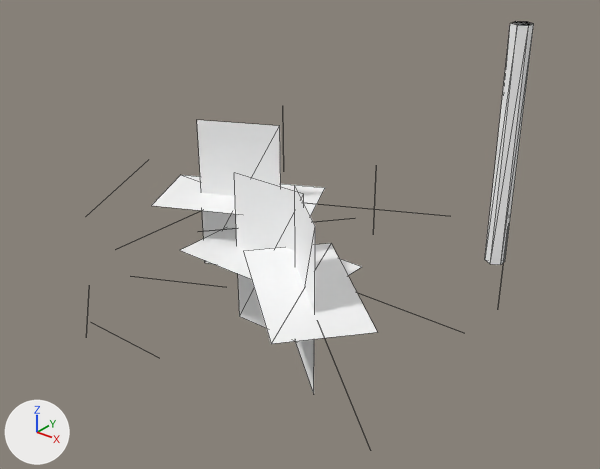
An edit to the glTF model support-level-3/assets/models/receipt.gltf, drawn before and after from the same camera.
The view is the same before and after, from a camera (50 mm lens) standing at (0.285, -0.327, 0.237) and looking at (0.027, -0.004, 0.037). Lighting does not change. The marker at lower left points along +X, +Y and +Z. The first picture is the older version. Mesh edges are drawn as thin lines. Vertices at exactly the same position are counted once.

In view in the first picture: 'receipt'.
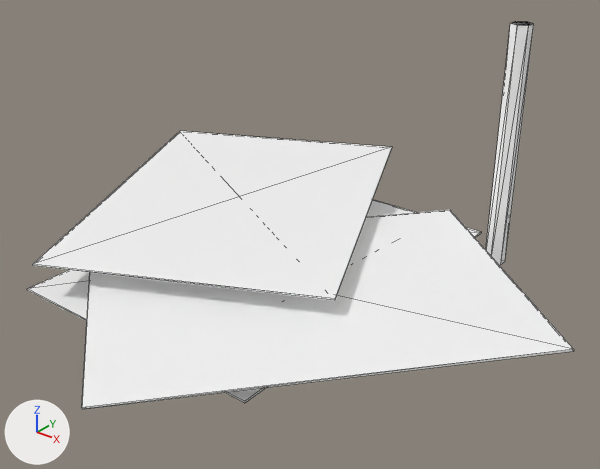
What differs and where, as boxes (x1, y1, x2, y2) in the pictures (600 x 469 px):
'receipt', reshaped
    before: (151, 21, 534, 393)
    after: (27, 21, 574, 409)
part 1 of me_receipt, added
    after: (27, 200, 481, 403)
part 2 of me_receipt, deleted
    before: (151, 120, 377, 393)
part 3 of me_receipt, added
    after: (33, 131, 574, 409)

What changed in the scene script:
```text
Change me_receipt:
    used by ob_receipt; location = (0.0, 0.0, 0.0)
    remove me_receipt.from_pydata(...)  # 86 vertices, 60 faces; spans x -0.133..0.148, y -0.131..0.119, z -0.038..0.146
    add me_receipt.from_pydata(...)  # 38 vertices, 60 faces; spans x -0.16..0.182, y -0.166..0.154, z 0.006..0.146
    me_receipt part 1: a new loose piece, a box spanning x -0.08..0.08, y -0.11..0.11, z 0.0105..0.0115, in mat_receipt_paper (white #ffffff)
    me_receipt part 2: 18 loose pieces with 72 vertices, spanning x -0.133..0.148, y -0.131..0.119, z -0.038..0.081, are deleted
    me_receipt part 3
    16 vertices are added at x -0.16..0.182, y -0.166..0.154, z 0.022..0.034
    24 new faces join them, mat_receipt_paper (white #ffffff)
```
